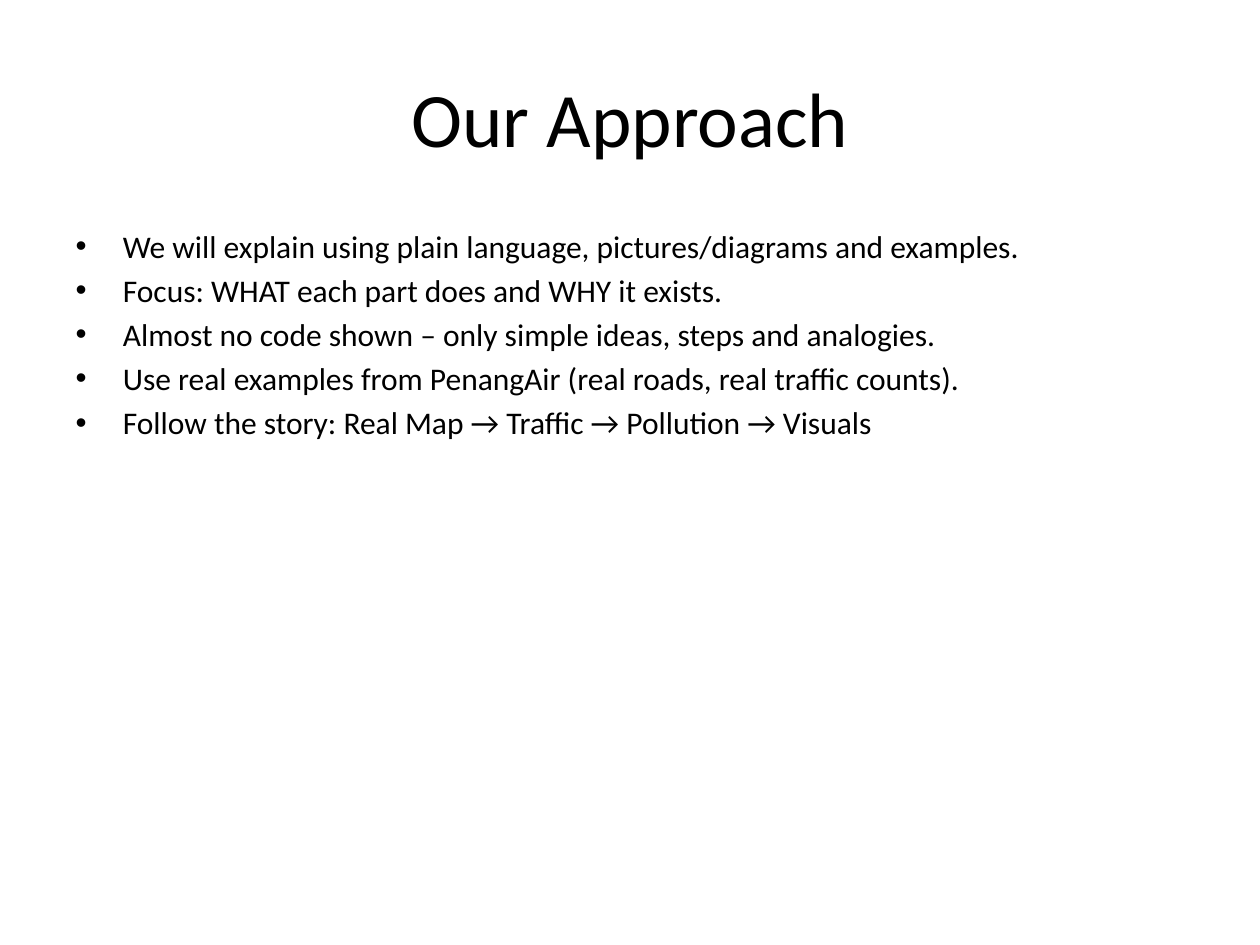
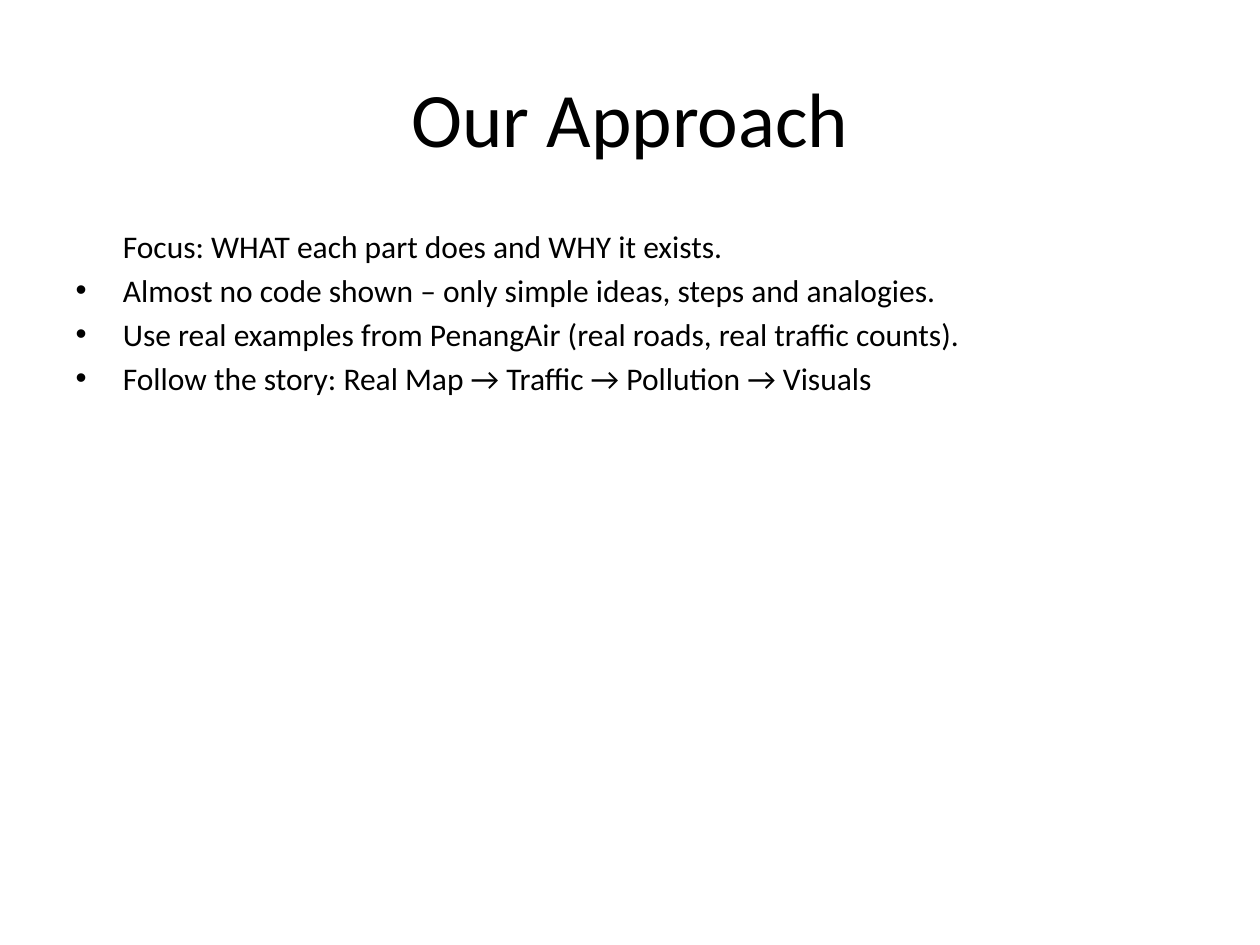
Before and after one commit to hqnghi88/PenangAir, a slide deck: slide 2 of PenangAir_Tutorial_NonProgrammer_Fixed.pptx. Drawn at 1260x945 pixels with LibreOffice and Linux fonts; fonts in the diff are those of the drawing. Boxes give left, top, right and bottom in pixels: in the first picture for what was removed or moved away, otherwise in the second. Text is boxed around its words. In the diff, an @@ line names an element or a change of style, - is before the commit and + after.

```diff
--- a/PenangAir_Tutorial_NonProgrammer_Fixed.pptx
+++ b/PenangAir_Tutorial_NonProgrammer_Fixed.pptx
@@ text "Focus: WHAT each part does ..." at (123, 236, 959, 395): bullet • to none @@
@@ text at (123, 236, 1018, 264): paragraph removed @@
-• We will explain using plain language, pictures/diagrams and examples.
```
Also in this commit, not shown: 2 other slides changed, 3 other files.
